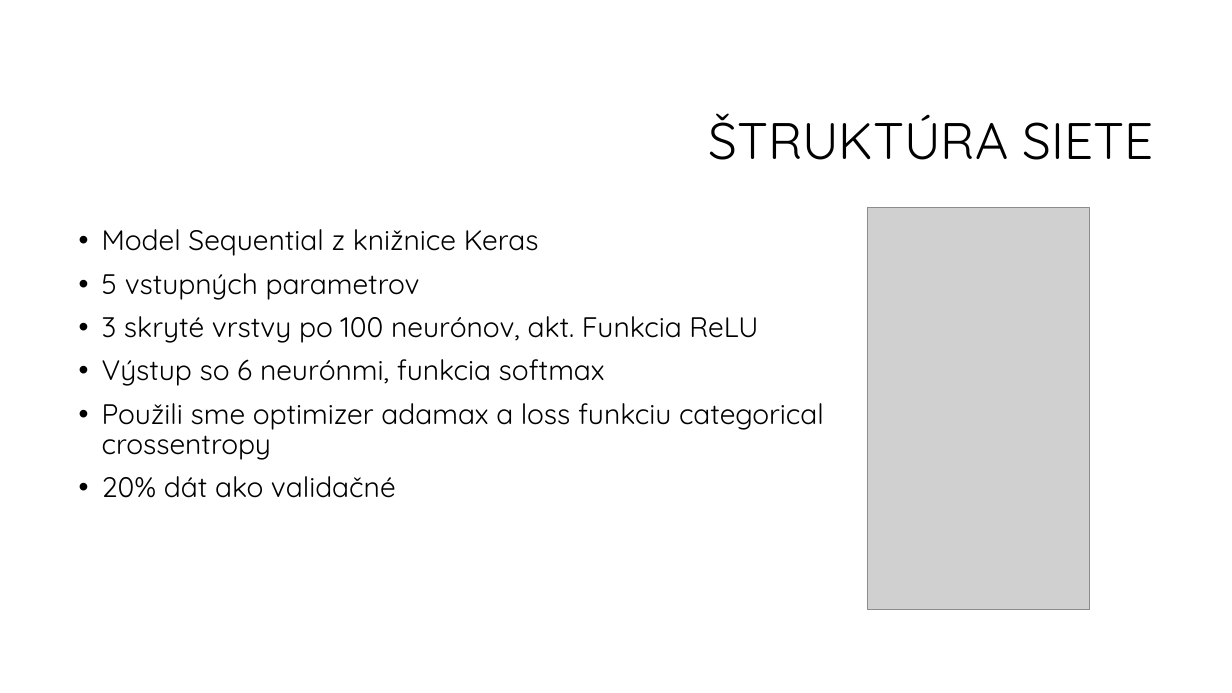
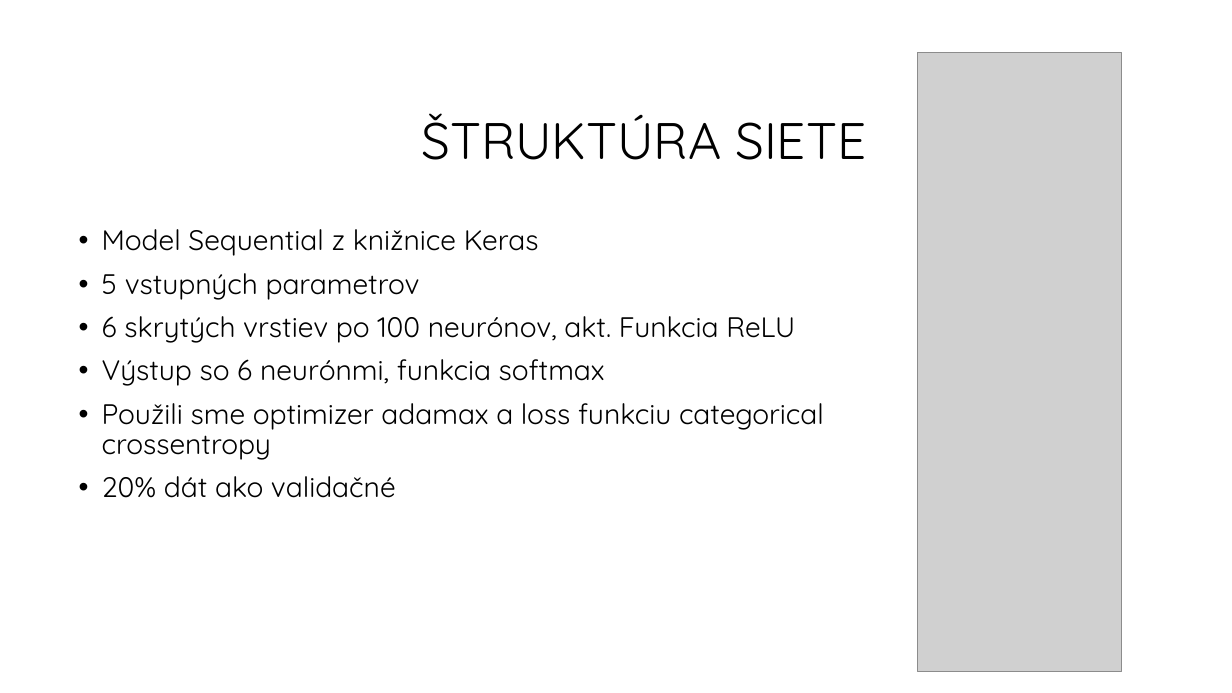
Before and after one commit to georgeob/Tariska_NS2020, a slide deck: slide 10 of Klasifikácia_hviezd_Tariška.pptx. Drawn at 1232x693 pixels with LibreOffice and Linux fonts; fonts in the diff are those of the drawing; grey boxes stand for pictures; background and template pictures are left out. Boxes give left, top, right and bottom in pixels: in the first picture for what was removed or moved away, otherwise in the second. Text is boxed around its words. In the diff, an @@ line names an element or a change of style, - is before the commit and + after.

Commit message:
Zvýšenie počtu vrstiev Dosiahnutie vyššej úspešnosti a konzistencie siete

```diff
--- a/Klasifikácia_hviezd_Tariška.pptx
+++ b/Klasifikácia_hviezd_Tariška.pptx
@@ picture resized from (x1=867, y1=208, x2=1090, y2=610) to (x1=918, y1=53, x2=1121, y2=672) @@
@@ title "ŠTRUKTÚRA SIETE" moved from (x1=708, y1=113, x2=1153, y2=160) to (x1=421, y1=113, x2=866, y2=160) @@
@@ text at (x1=102, y1=316, x2=795, y2=343): text changed @@
-• 3 skryté vrstvy po 100 neurónov, akt. Funkcia ReLU
+• 6 skrytých vrstiev po 100 neurónov, akt. Funkcia ReLU
```
Also in this commit, not shown: 5 other slides changed, 1 other file.
